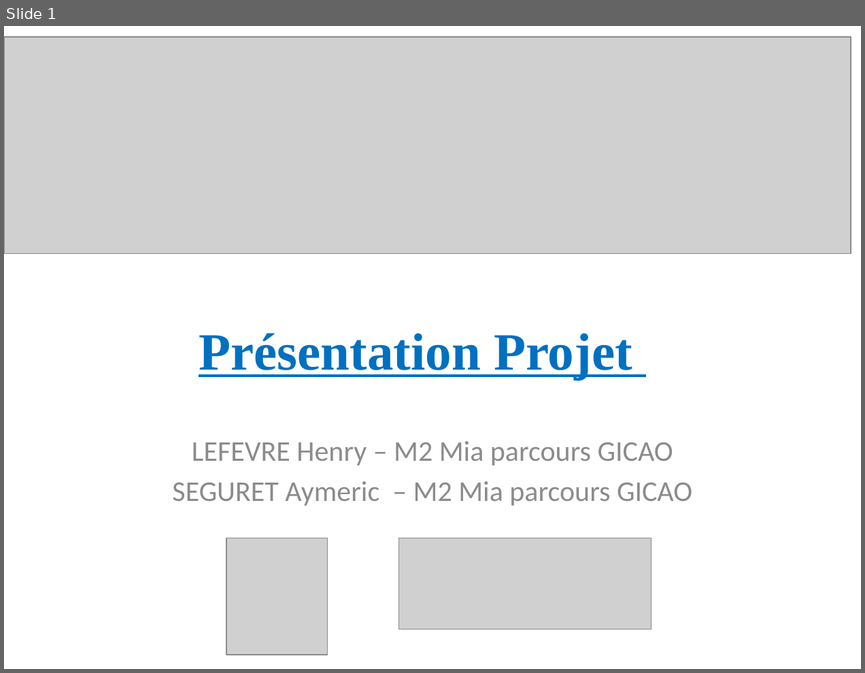
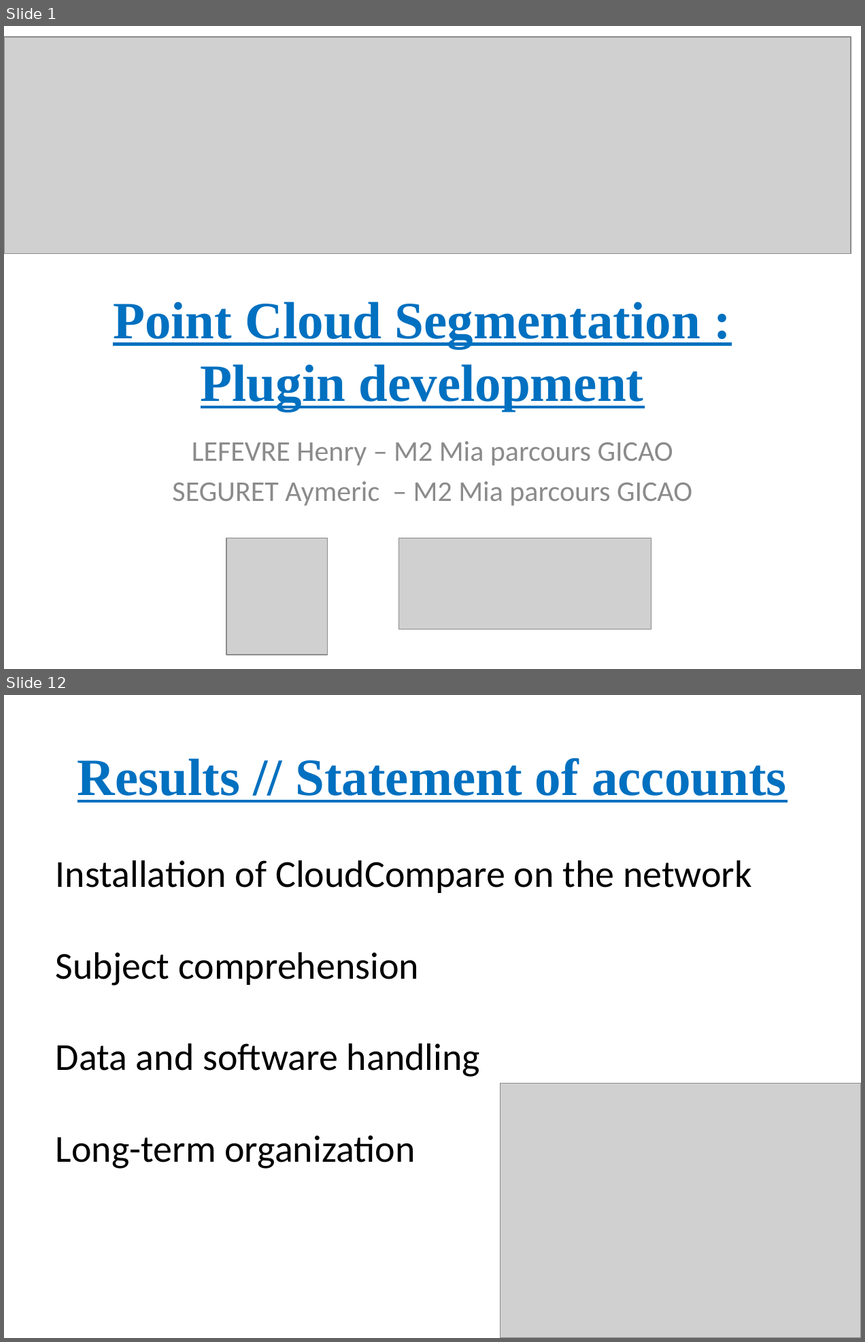
Before and after one commit to Mric26/M2-S1, a slide deck: Projet/Presentation.pptx. Shown one above the other, each under a label of ours: slide 1 before the commit, slides 1 and 12 after it; the slides between them are not shown. The pictures are 865x673 and 865x1342 pixels, drawn with LibreOffice and Linux fonts; fonts in the diff are those of the drawing; grey boxes stand for pictures. Boxes give left, top, right and bottom in pixels: in the first picture for what was removed or moved away, otherwise in the second. Text is boxed around its words. In the diff, an @@ line names an element or a change of style, - is before the commit and + after.

Commit message:
projet

```diff
--- a/Projet/Presentation.pptx
+++ b/Projet/Presentation.pptx
@@ slide 12 added at [4,695,861,1338], background #FFFFFF @@
@@ title added at [77,758,786,802], 44 pt, text #0070C0, bold, underline @@
+Results // Statement of accounts
@@ text added at [56,860,752,1168], 32 pt, text #000000 @@
+Installation of CloudCompare on the network
+Subject comprehension
+Data and software handling
+Long-term organization
@@ picture added at [500,1083,861,1338] @@
@@ slide 1 changed as well @@
@@ title at [113,301,700,411]: text changed @@
-Présentation Projet
+Point Cloud Segmentation :
+Plugin development
```
Also in this commit, not shown: 11 other slides added, 4 slides removed, 1 other file.
